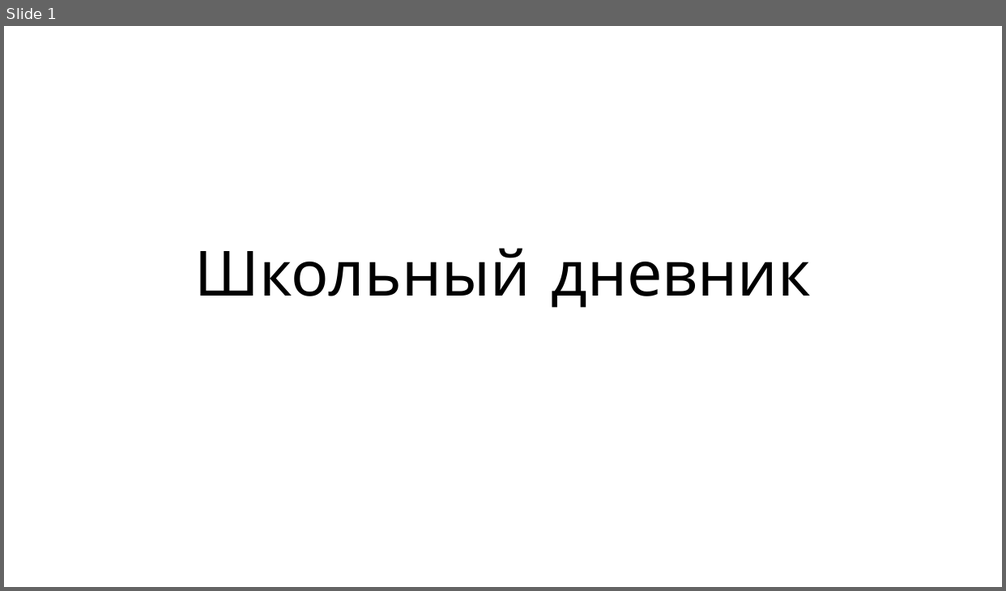
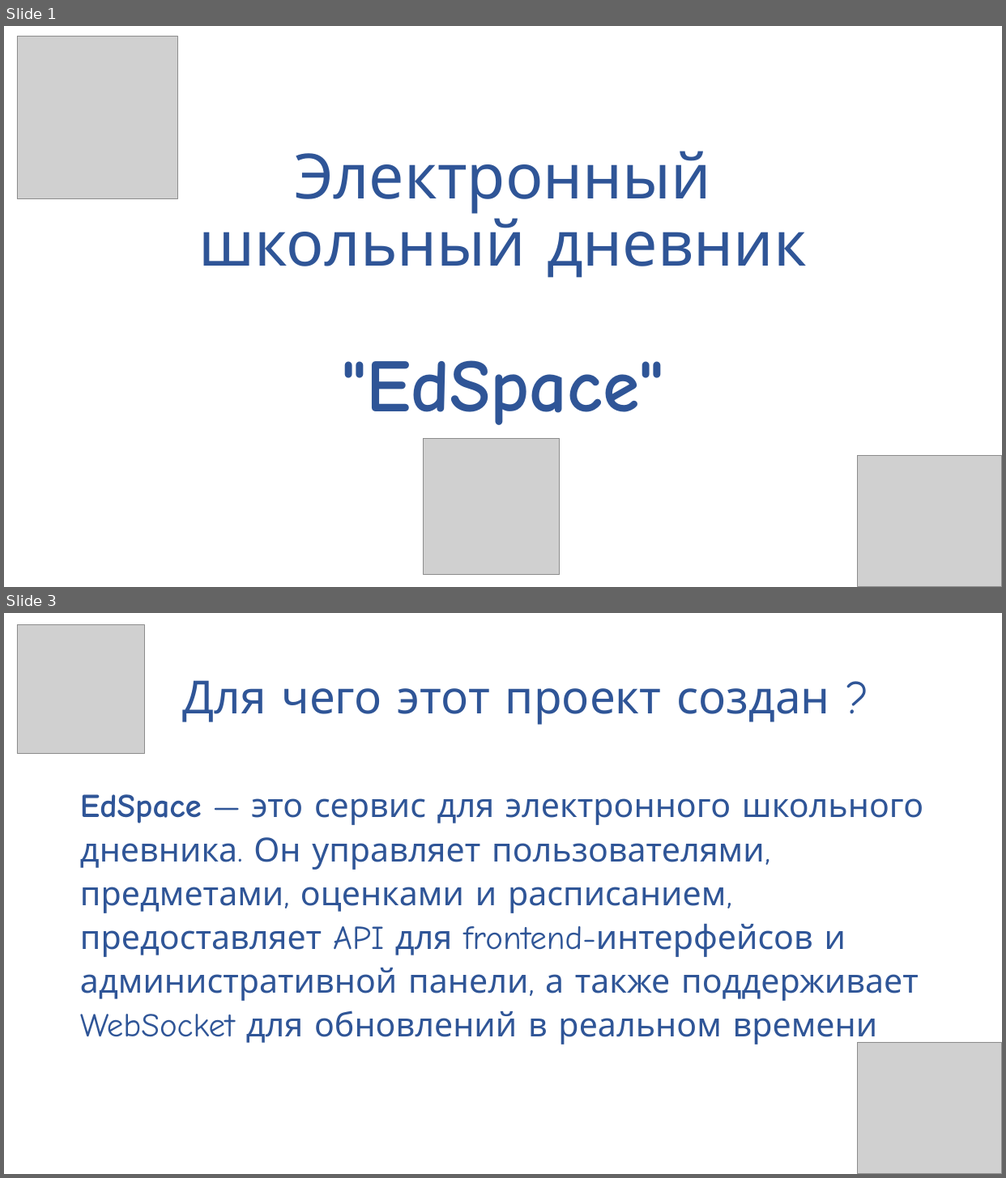
Before and after one commit to RobikRobi/School-diary, a slide deck: presentation/Презентация.pptx. Shown one above the other, each under a label of ours: slide 1 before the commit, slides 1 and 3 after it; the slides between them are not shown. The pictures are 1006x591 and 1006x1178 pixels, drawn with LibreOffice and Linux fonts; fonts in the diff are those of the drawing; grey boxes stand for pictures. Boxes give left, top, right and bottom in pixels: in the first picture for what was removed or moved away, otherwise in the second. Text is boxed around its words. In the diff, an @@ line names an element or a change of style, - is before the commit and + after.

```diff
--- a/presentation/Презентация.pptx
+++ b/presentation/Презентация.pptx
@@ slide 3 added at [4, 613, 1002, 1174], background #FFFFFF @@
@@ picture added at [18, 625, 144, 754] @@
@@ title added at [182, 680, 830, 725], 44 pt, text #2F5597 @@
+Для чего этот проект создан ?
@@ text added at [80, 794, 923, 1046], 32 pt, text #2F5597 @@
+EdSpace — это сервис для электронного школьного дневника. Он управляет пользователями, предметами, оценками и расписанием, предоставляет API для frontend-интерфейсов и административной панели, а также поддерживает WebSocket для обновлений в реальном времени
@@ picture added at [859, 1043, 1002, 1174] @@
@@ slide 1 changed as well @@
@@ picture added at [18, 37, 177, 199] @@
@@ title "Электронный школьный дневник "EdSpace"" at [199, 151, 807, 425]: vertical alignment bottom to middle @@
@@ title at [199, 151, 807, 425]: text changed; text colour #000000 to #2F5597 @@
-Школьный дневник
+Электронный школьный дневник
+"EdSpace"
@@ picture added at [424, 438, 560, 574] @@
@@ picture added at [859, 456, 1002, 587] @@
```
Also in this commit, not shown: 10 other slides changed, 12 other slides added.
